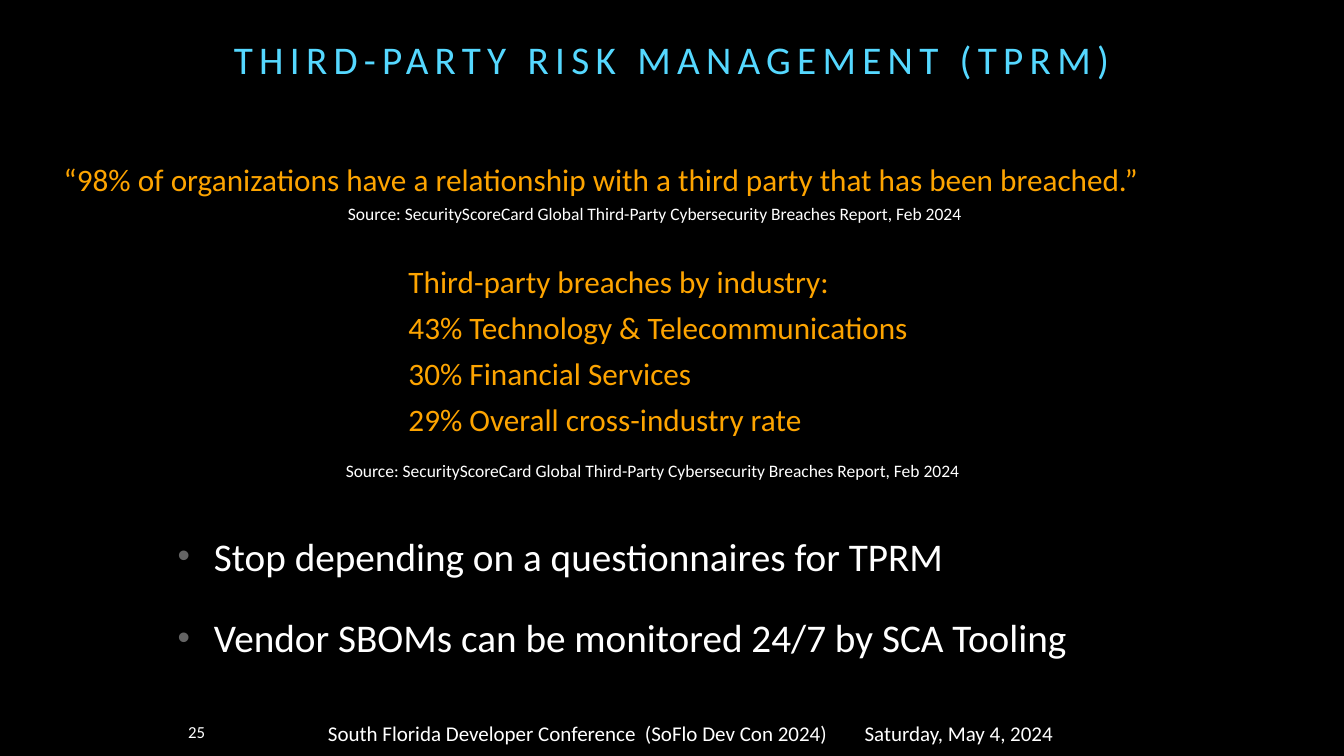
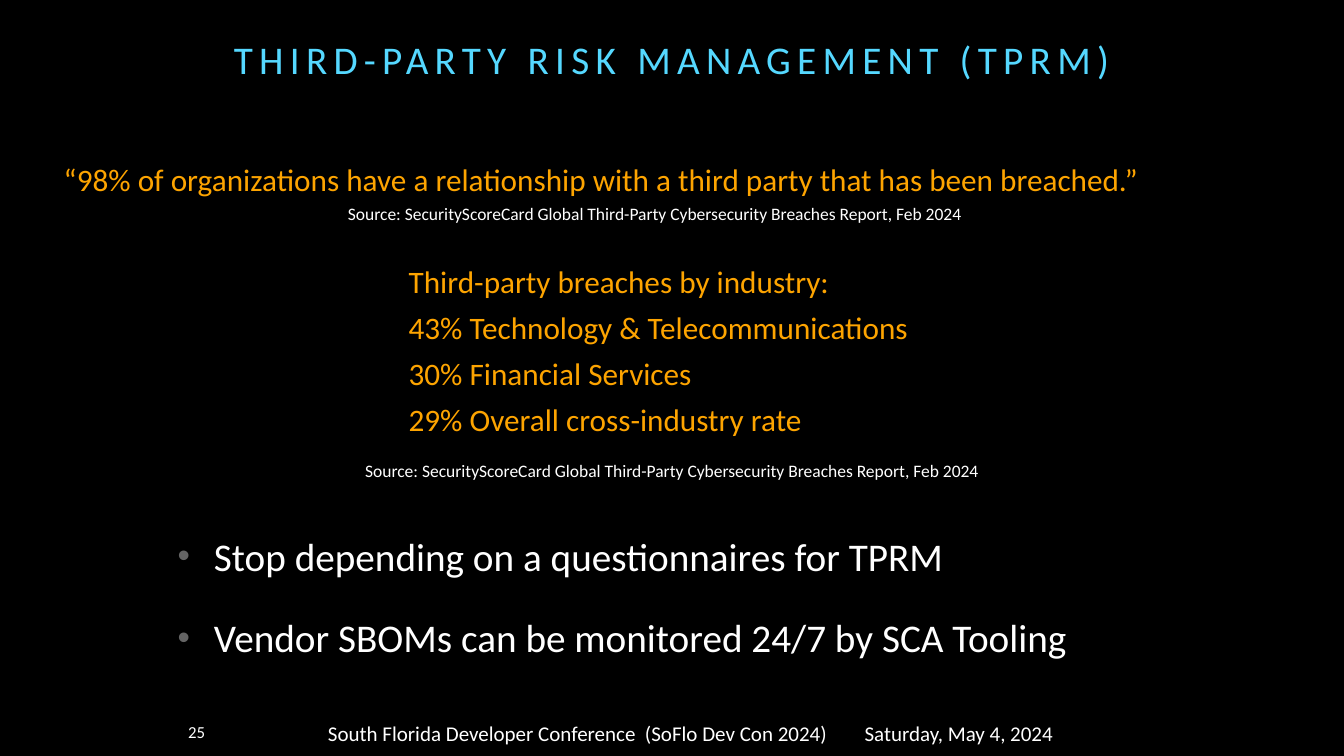
Before and after one commit to alvareze/presentations, a slide deck: slide 25 of 2024-SoFloDevCon/2024-05-04-Software-Composition_Analysis.pptx. Drawn at 1344x756 pixels with LibreOffice and Linux fonts; fonts in the diff are those of the drawing. Boxes give left, top, right and bottom in pixels: in the first picture for what was removed or moved away, otherwise in the second. Text is boxed around its words. In the diff, an @@ line names an element or a change of style, - is before the commit and + after.

```diff
--- a/2024-SoFloDevCon/2024-05-04-Software-Composition_Analysis.pptx
+++ b/2024-SoFloDevCon/2024-05-04-Software-Composition_Analysis.pptx
@@ text "Source: SecurityScoreCard Global Third-Party Cybersecurity ...": place and size @@
-text "Source: SecurityScoreCard Global Third-Party Cybersecurity ..." at [346, 465, 959, 480]
+text "Source: SecurityScoreCard Global Third-Party Cybersecurity ..." at [365, 465, 978, 480]
```
Also in this commit, not shown: 3 other slides changed, 2 other files.
